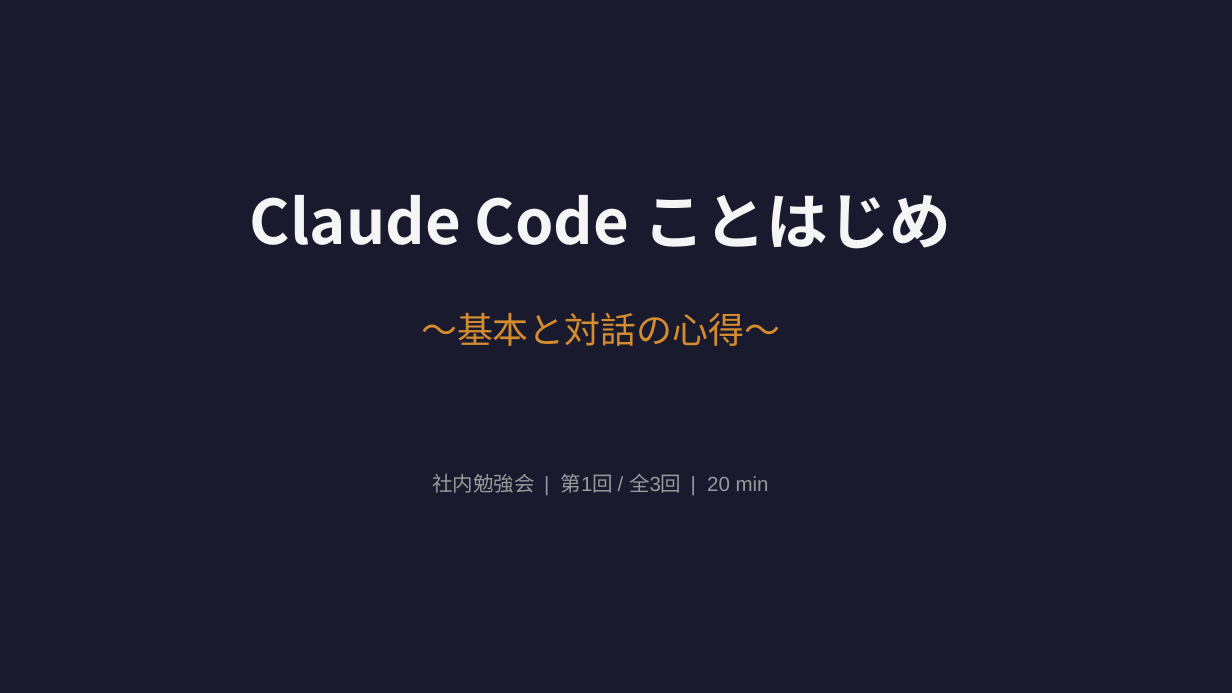
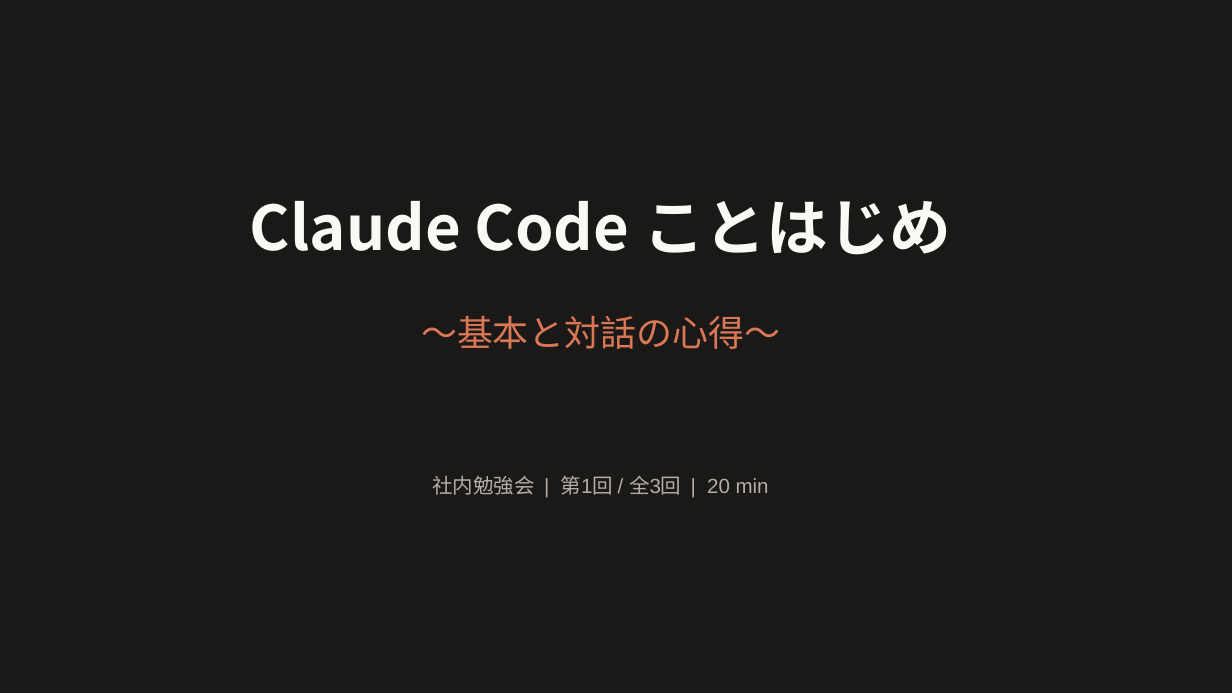
Before and after one commit to Ischca/zenn, a slide deck: slide 1 of slides/session1.pptx. Drawn at 1232x693 pixels with LibreOffice and Linux fonts; fonts in the diff are those of the drawing. Boxes give left, top, right and bottom in pixels: in the first picture for what was removed or moved away, otherwise in the second. Text is boxed around its words. In the diff, an @@ line names an element or a change of style, - is before the commit and + after.

```diff
--- a/slides/session1.pptx
+++ b/slides/session1.pptx
@@ background #1A1A2E to #1B1918 @@
@@ text "Claude Code ことはじめ" at [250, 201, 951, 255]: text colour #F5F5F5 to #FAF9F5; line spacing 67.2pt to 72pt @@
@@ text "〜基本と対話の心得〜" at [421, 316, 780, 349]: text colour #D48C2E to #D97757; line spacing 39.2pt to 42pt @@
@@ text "社内勉強会 | 第1回 / 全3回 ..." at [432, 476, 769, 495]: text colour #999999 to #B0AEA5; line spacing 22.4pt to 24pt @@
```
Also in this commit, not shown: 15 other slides changed, 1 slide added, 1 other file.
